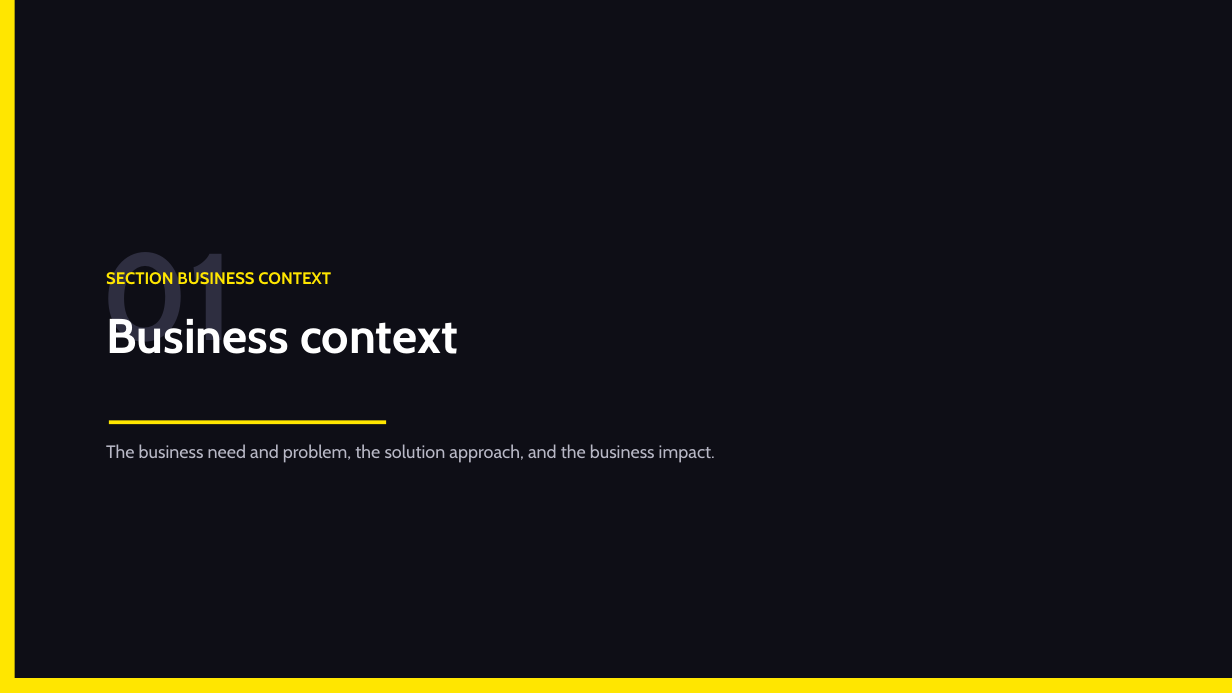
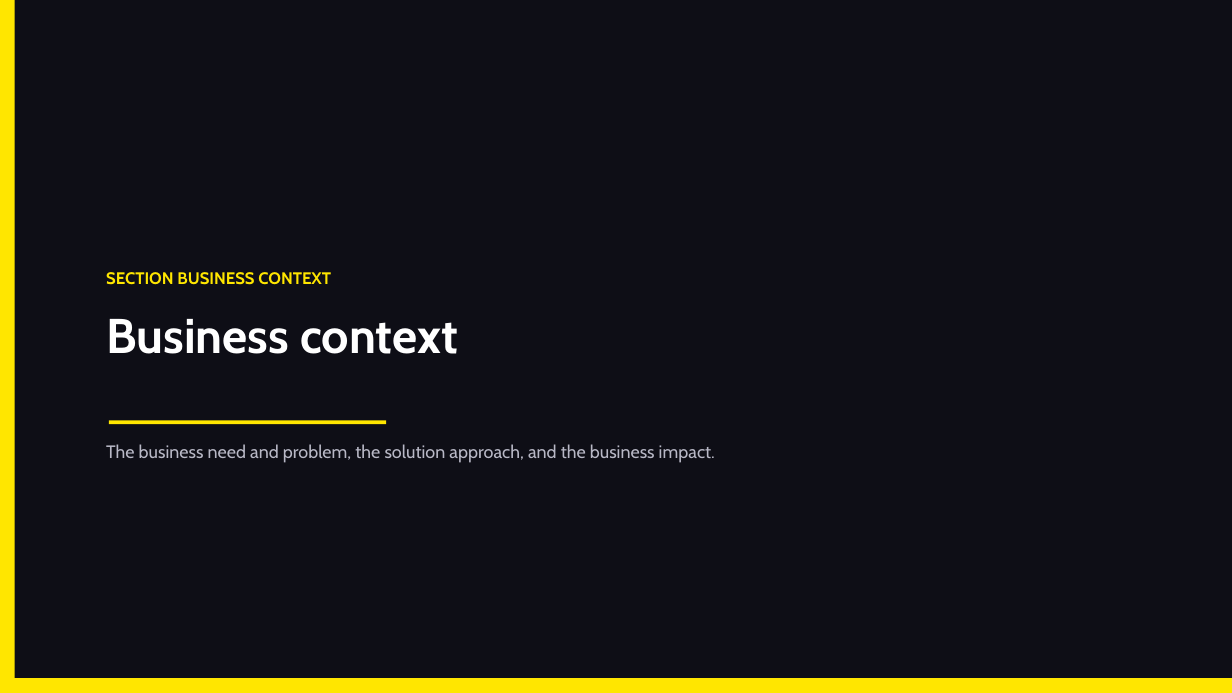
Before and after one commit to sanjayk-ey/pofullfilmentpoc, a slide deck: slide 2 of demo/PO-Fulfillment-Orchestration-Architecture.pptx. Drawn at 1232x693 pixels with LibreOffice and Linux fonts; fonts in the diff are those of the drawing. Boxes give left, top, right and bottom in pixels: in the first picture for what was removed or moved away, otherwise in the second. Text is boxed around its words. In the diff, an @@ line names an element or a change of style, - is before the commit and + after.

```diff
--- a/demo/PO-Fulfillment-Orchestration-Architecture.pptx
+++ b/demo/PO-Fulfillment-Orchestration-Architecture.pptx
@@ text removed at (102, 253, 234, 354) @@
-01
```
Also in this commit, not shown: 2 other slides changed, 1 other file.
